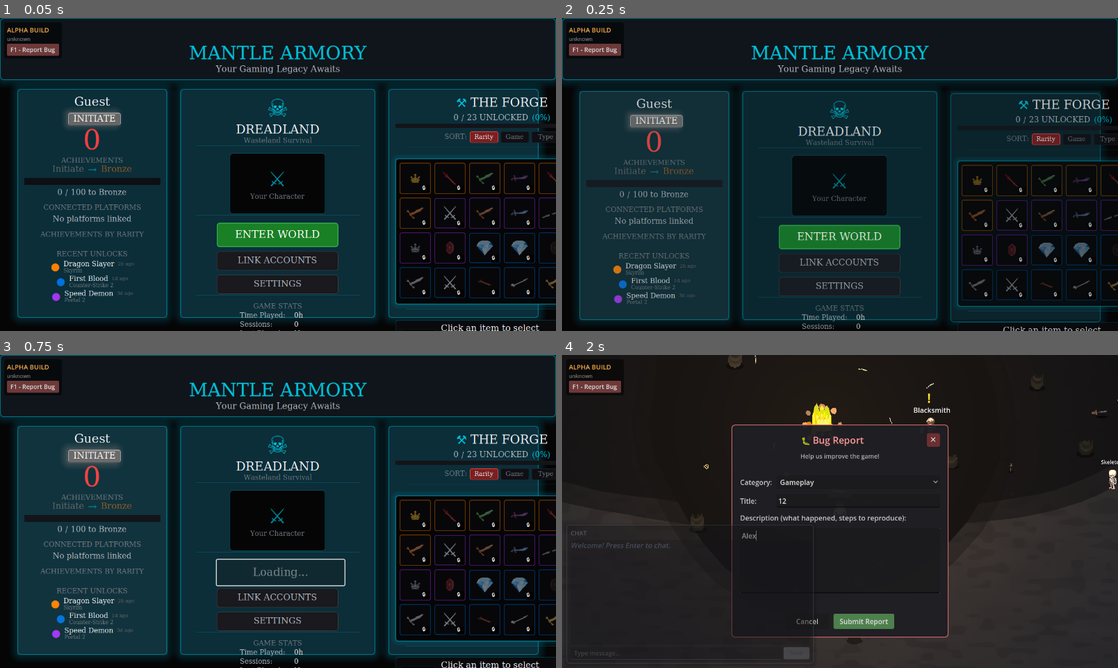
Above: before the commit, frames 1-4 (two rows, left to right).
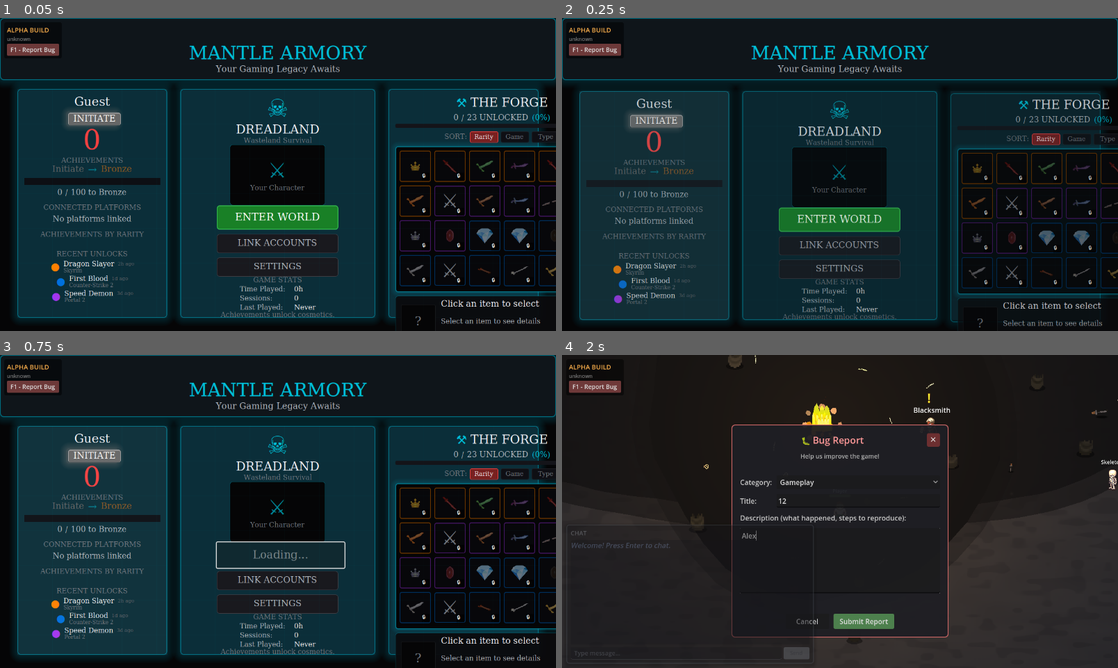
Above: after the commit, the same moments.

Repository: crimes86/godot-combat-game
Game: Godot game, scene res://scenes/ui/Armory.tscn
Same seed, same stepped clock (60 frames per second), same inputs: the game is played once before the commit and once after it. This scene is started directly instead of the project's main scene. Sound files missing from this copy of the repository are replaced by a short silence.
Inputs (mouse positions are in pixels of both pictures, inside the frame that each line leads up to):
- Up to frame 1 (0.05 s): no input
- Up to frame 2 (0.25 s): no input
- Up to frame 3 (0.75 s): click "ENTER WORLD" at 0.5 s
- Up to frame 4 (2 s): click (856, 502) at 1.27 s; type "12" at 1.35 s; click (840, 561) at 1.5 s; type "Alex" at 1.58 s

The runs differ from the first frame. In frame 1, 13% of the frame differs, in the area x 35-100%, y 40-100%; in frame 2, 9.6%; in frame 3, 11%; in frame 4, nothing differs.

Commit message:
Add subtle grid overlay to all Armory panels, remove dividers
- Add animated grid background to all three columns (left, middle, right)
- Grid uses 80px spacing and 0.04 alpha cyan lines (matches web app)
- Grid renders via z_index=10 above content
- Fixed timing: use resized signal instead of ready for proper sizing
- Remove 5 section dividers from middle/right columns (grid replaces them)

🤖 Generated with [Claude Code](https://claude.com/claude-code)

Co-Authored-By: Claude Opus 4.5 <noreply@anthropic.com>

Diff:
--- a/scripts/ui/Armory.gd
+++ b/scripts/ui/Armory.gd
@@ -305,15 +305,21 @@
 	container.mouse_filter = Control.MOUSE_FILTER_IGNORE
 
 	# Grid settings (matching web app: 80px spacing, cyan at 0.05 opacity)
-	var grid_spacing = 60  # Slightly smaller for the panel size
+	var grid_spacing = 80  # Match web app spacing
 	var line_color = Color(MANTLE_CYAN.r, MANTLE_CYAN.g, MANTLE_CYAN.b, 0.04)
 	var line_thickness = 1
-
-	# We'll add the grid lines when the container is ready
-	container.ready.connect(func():
+	var lines_created = false
+
+	# Use resized signal - fires when container actually gets sized
+	container.resized.connect(func():
+		if lines_created:
+			return
 		var panel_size = container.size
 		if panel_size.x <= 0 or panel_size.y <= 0:
 			return
+
+		lines_created = true
+		print("[Armory] Creating grid lines for size: ", panel_size)
 
 		# Vertical lines
 		var x = grid_spacing
@@ -336,6 +342,8 @@
 			hline.mouse_filter = Control.MOUSE_FILTER_IGNORE
 			container.add_child(hline)
 			y += grid_spacing
+
+		print("[Armory] Grid lines created: ", container.get_child_count())
 	)
 
 	return container
@@ -781,9 +789,10 @@
 	bg.set_anchors_preset(Control.PRESET_FULL_RECT)
 	wrapper.add_child(bg)
 
-	# Animated grid background effect
+	# Animated grid background effect (z_index 10 to render above content)
 	var grid_overlay = _create_animated_grid_bg()
 	grid_overlay.set_anchors_preset(Control.PRESET_FULL_RECT)
+	grid_overlay.z_index = 10
 	wrapper.add_child(grid_overlay)
 
 	# Border overlay with cyan glow (matches MainMenu)
@@ -1115,6 +1124,12 @@
 	bg.color = CARD_BG
 	bg.set_anchors_preset(Control.PRESET_FULL_RECT)
 	wrapper.add_child(bg)
+
+	# Animated grid background effect
+	var grid_overlay = _create_animated_grid_bg()
+	grid_overlay.set_anchors_preset(Control.PRESET_FULL_RECT)
+	grid_overlay.z_index = 10
+	wrapper.add_child(grid_overlay)
 
 	# Border overlay with cyan glow (matches MainMenu)
 	var border = PanelContainer.new()
@@ -1262,9 +1277,6 @@
 		claim_all_btn.mouse_entered.connect(_play_button_hover_sound)
 		_style_claim_all_button(claim_all_btn)
 		claim_row.add_child(claim_all_btn)
-
-	# Divider before grid
-	vbox.add_child(_create_section_divider())
 
 	# === CONTENT CONTAINER (switches based on tab) ===
 	_forge_content_container = PanelContainer.new()
@@ -1281,9 +1293,6 @@
 	content_style.shadow_color = SHADOW_GLOW
 	_forge_content_container.add_theme_stylebox_override("panel", content_style)
 	vbox.add_child(_forge_content_container)
-
-	# Divider after content
-	vbox.add_child(_create_section_divider())
 
 	# === ITEM DETAIL PANEL ===
 	var detail_panel = _build_forge_detail_panel()
@@ -2581,6 +2590,12 @@
 	bg.set_anchors_preset(Control.PRESET_FULL_RECT)
 	wrapper.add_child(bg)
 
+	# Animated grid background effect
+	var grid_overlay = _create_animated_grid_bg()
+	grid_overlay.set_anchors_preset(Control.PRESET_FULL_RECT)
+	grid_overlay.z_index = 10
+	wrapper.add_child(grid_overlay)
+
 	# Border overlay with cyan glow (matches MainMenu)
 	var border = PanelContainer.new()
 	border.set_anchors_preset(Control.PRESET_FULL_RECT)
@@ -2638,9 +2653,6 @@
 	game_subtitle.horizontal_alignment = HORIZONTAL_ALIGNMENT_CENTER
 	title_section.add_child(game_subtitle)
 
-	# Divider after title
-	vbox.add_child(_create_section_divider())
-
 	# === CHARACTER PREVIEW SECTION (vertically centered) ===
 	var spacer1a = Control.new()
 	spacer1a.size_flags_vertical = Control.SIZE_EXPAND_FILL
@@ -2656,9 +2668,6 @@
 	var spacer1b = Control.new()
 	spacer1b.size_flags_vertical = Control.SIZE_EXPAND_FILL
 	vbox.add_child(spacer1b)
-
-	# Divider after character preview
-	vbox.add_child(_create_section_divider())
 
 	# === ACTION BUTTONS SECTION (vertically centered, SWAPPED with game stats) ===
 	var spacer2a = Control.new()
@@ -2718,9 +2727,6 @@
 	var spacer2b = Control.new()
 	spacer2b.size_flags_vertical = Control.SIZE_EXPAND_FILL
 	vbox.add_child(spacer2b)
-
-	# Divider after buttons
-	vbox.add_child(_create_section_divider())
 
 	# === GAME STATS SECTION (vertically centered, SWAPPED from above) ===
 	var spacer3a = Control.new()
